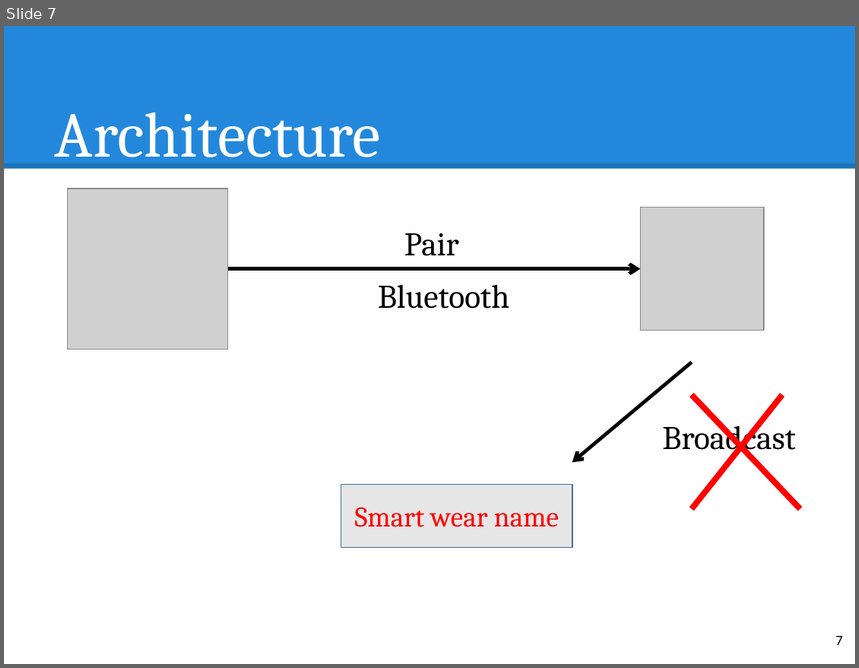
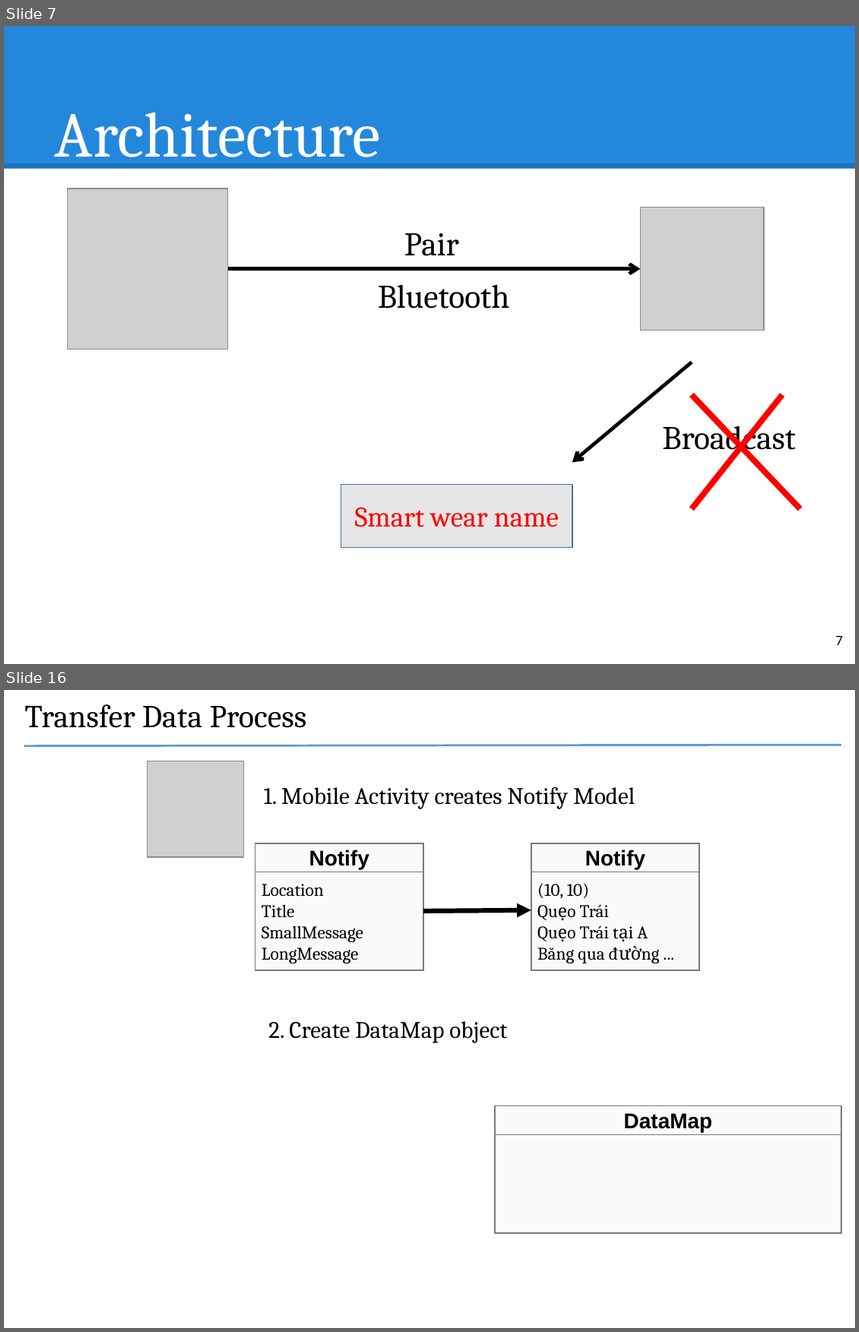
Before and after one commit to hqt/street-router, a slide deck: Document/presentation/nam/7 wear.pptx. Shown one above the other, each under a label of ours: slide 7 before the commit, slides 7 and 16 after it; the slides between them are not shown. The pictures are 859x668 and 859x1332 pixels, drawn with LibreOffice and Linux fonts; fonts in the diff are those of the drawing; grey boxes stand for pictures. Boxes give left, top, right and bottom in pixels: in the first picture for what was removed or moved away, otherwise in the second. Text is boxed around its words. In the diff, an @@ line names an element or a change of style, - is before the commit and + after.

```diff
--- a/Document/presentation/nam/7 wear.pptx
+++ b/Document/presentation/nam/7 wear.pptx
@@ slide 16 added at (4,690,855,1328), background #FFFFFF @@
@@ title added at (25,704,307,728), 27 pt, text #000000 @@
+Transfer Data Process
@@ line added from (25, 746) to (842, 745), #5B9BD5 1.75 pt @@
@@ picture added at (148,761,244,857) @@
@@ text added at (264,787,635,809), 20 pt, text #000000 @@
+1. Mobile Activity creates Notify Model
@@ rectangle added at (255,844,424,872), fill #FAFAFA, outline #7A7A7A 1 pt, 18 pt, text #000000, bold @@
+Notify
@@ rectangle added at (531,844,699,872), fill #FAFAFA, outline #7A7A7A 1 pt, 18 pt, text #000000, bold @@
+Notify
@@ rectangle added at (255,872,424,971), fill #FAFAFA, outline #7A7A7A 1 pt, 15 pt, text #000000 @@
+Location
+Title
+SmallMessage
+LongMessage
@@ rectangle added at (531,872,699,971), fill #FAFAFA, outline #7A7A7A 1 pt, 15 pt, text #000000 @@
+(10, 10)
+Quẹo Trái
+Quẹo Trái tại A
+Băng qua đường ...
@@ arrow added from (424, 911) to (531, 910), #000000 4 pt @@
@@ text added at (268,1021,507,1043), 20 pt, text #000000 @@
+2. Create DataMap object
@@ rectangle added at (495,1106,842,1135), fill #FAFAFA, outline #7A7A7A 1 pt, 18 pt, text #000000, bold @@
+DataMap
@@ rectangle added at (495,1135,842,1234), fill #FAFAFA, outline #7A7A7A 1 pt @@
```
Also in this commit, not shown: 19 other slides added, 2 slides removed, 4 other files.
